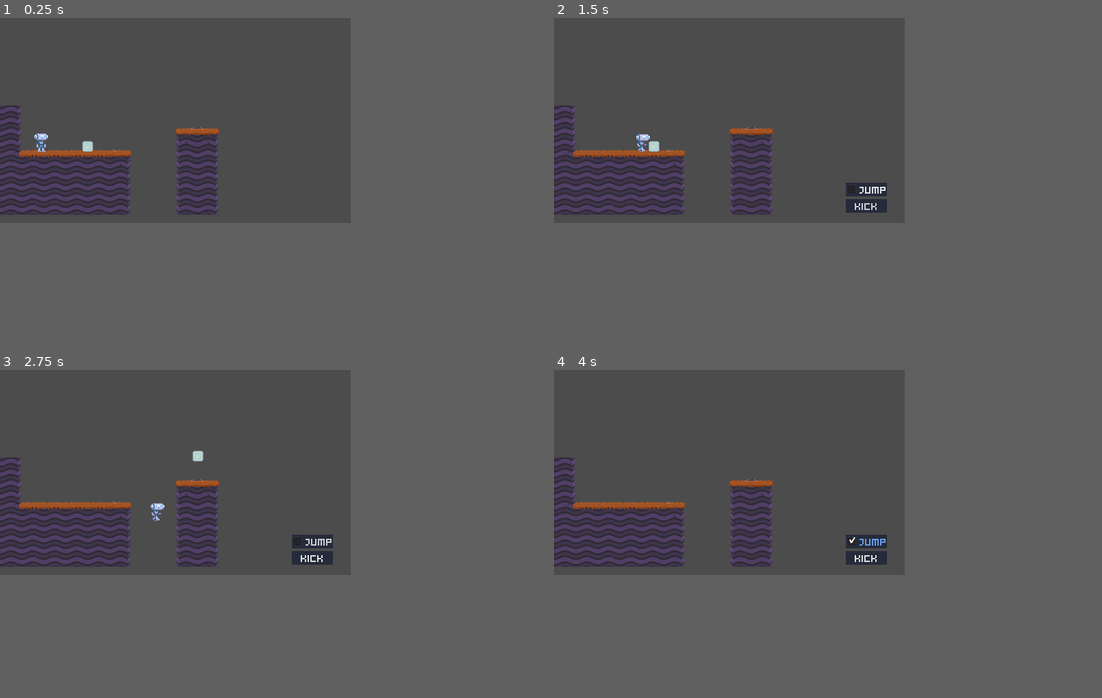
Above: before the commit, frames 1-4 (two rows, left to right).
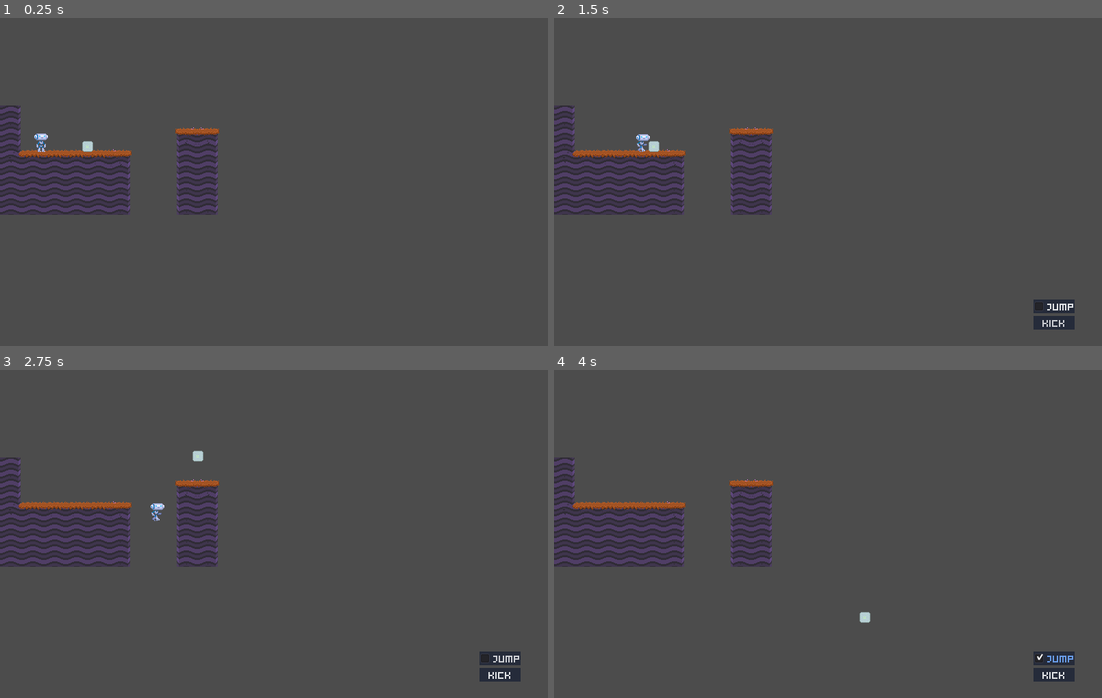
Above: after the commit, the same moments.

Repository: HexagonNico/Project-Wowie4
Game: Godot game, scene res://assets/test_scene.tscn
The game is run twice, just before and just after one commit, with the same random seed, the same clock (stepped at 60 frames per second) and the same inputs.
Inputs (mouse positions are in pixels of both pictures, inside the frame that each line leads up to):
- Up to frame 1 (0.25 s): no input
- Up to frame 2 (1.5 s): tap Enter at 0.5 s; move the mouse to (806, 109) at 0.52 s; click (806, 109) at 0.67 s; click "Jump" at 1.25 s
- Up to frame 3 (2.75 s): click "Kick" at 2 s
- Up to frame 4 (4 s): click "Jump" at 2.75 s; click "Kick" at 3.5 s
In our replay, the window is 512x300 before the commit and 800x480 after it. These sizes can differ from the game's own. Grey fills any space a smaller window leaves; there, only what the larger window draws over its background counts as a difference.

The runs differ from the first frame. In frame 1, only the window size differs. In frame 2, 1.2% of the frame differs, in the area x 53-95%, y 50-95%; in frame 3, 1.2%; in frame 4, 1.3%.

Commit message:
Parallax background

Diff:
--- /dev/null
+++ b/assets/background/parallax_background.tscn
@@ -0,0 +1,137 @@
+[gd_scene load_steps=7 format=2]
+
+[ext_resource path="res://assets/background/sky.png" type="Texture" id=1]
+[ext_resource path="res://assets/background/distant_platforms_2.png" type="Texture" id=2]
+[ext_resource path="res://assets/background/distant_platforms_1.png" type="Texture" id=3]
+[ext_resource path="res://assets/background/cloud_1.png" type="Texture" id=4]
+[ext_resource path="res://assets/background/cloud_2.png" type="Texture" id=5]
+[ext_resource path="res://assets/background/cloud_3.png" type="Texture" id=6]
+
+[node name="ParallaxBackground" type="ParallaxBackground"]
+scroll_base_scale = Vector2( 0.4, 0 )
+
+[node name="Sky" type="ParallaxLayer" parent="."]
+motion_mirroring = Vector2( 400, 0 )
+
+[node name="Sprite" type="Sprite" parent="Sky"]
+scale = Vector2( 64, 1 )
+texture = ExtResource( 1 )
+centered = false
+
+[node name="Clouds" type="ParallaxLayer" parent="."]
+motion_scale = Vector2( 0.1, 1 )
+motion_offset = Vector2( -550, 0 )
+
+[node name="Sprite" type="Sprite" parent="Clouds"]
+position = Vector2( -944, 144 )
+texture = ExtResource( 4 )
+
+[node name="Sprite2" type="Sprite" parent="Clouds"]
+position = Vector2( -648, 24 )
+texture = ExtResource( 4 )
+
+[node name="Sprite3" type="Sprite" parent="Clouds"]
+position = Vector2( -808, 56 )
+texture = ExtResource( 5 )
+
+[node name="Sprite4" type="Sprite" parent="Clouds"]
+position = Vector2( -600, 80 )
+texture = ExtResource( 5 )
+
+[node name="Sprite5" type="Sprite" parent="Clouds"]
+position = Vector2( -752, 88 )
+texture = ExtResource( 6 )
+
+[node name="Sprite6" type="Sprite" parent="Clouds"]
+position = Vector2( -536, 40 )
+texture = ExtResource( 6 )
+
+[node name="Sprite7" type="Sprite" parent="Clouds"]
+position = Vector2( -160, 144 )
+texture = ExtResource( 4 )
+
+[node name="Sprite8" type="Sprite" parent="Clouds"]
+position = Vector2( 136, 24 )
+texture = ExtResource( 4 )
+
+[node name="Sprite9" type="Sprite" parent="Clouds"]
+position = Vector2( -24, 56 )
+texture = ExtResource( 5 )
+
+[node name="Sprite10" type="Sprite" parent="Clouds"]
+position = Vector2( 184, 80 )
+texture = ExtResource( 5 )
+
+[node name="Sprite11" type="Sprite" parent="Clouds"]
+position = Vector2( 32, 88 )
+texture = ExtResource( 6 )
+
+[node name="Sprite12" type="Sprite" parent="Clouds"]
+position = Vector2( 248, 40 )
+texture = ExtResource( 6 )
+
+[node name="Sprite13" type="Sprite" parent="Clouds"]
+position = Vector2( 224, 144 )
+texture = ExtResource( 4 )
+
+[node name="Sprite14" type="Sprite" parent="Clouds"]
+position = Vector2( 520, 24 )
+texture = ExtResource( 4 )
+
+[node name="Sprite15" type="Sprite" parent="Clouds"]
+position = Vector2( 360, 56 )
+texture = ExtResource( 5 )
+
+[node name="Sprite16" type="Sprite" parent="Clouds"]
+position = Vector2( 568, 80 )
+texture = ExtResource( 5 )
+
+[node name="Sprite17" type="Sprite" parent="Clouds"]
+position = Vector2( 416, 88 )
+texture = ExtResource( 6 )
+
+[node name="Sprite18" type="Sprite" parent="Clouds"]
+position = Vector2( 632, 40 )
+texture = ExtResource( 6 )
+
+[node name="Sprite19" type="Sprite" parent="Clouds"]
+position = Vector2( 608, 144 )
+texture = ExtResource( 4 )
+
+[node name="Sprite20" type="Sprite" parent="Clouds"]
+position = Vector2( 904, 24 )
+texture = ExtResource( 4 )
+
+[node name="Sprite21" type="Sprite" parent="Clouds"]
+position = Vector2( 744, 56 )
+texture = ExtResource( 5 )
+
+[node name="Sprite22" type="Sprite" parent="Clouds"]
+position = Vector2( 952, 80 )
+texture = ExtResource( 5 )
+
+[node name="Sprite23" type="Sprite" parent="Clouds"]
+position = Vector2( 800, 88 )
+texture = ExtResource( 6 )
+
+[node name="Sprite24" type="Sprite" parent="Clouds"]
+position = Vector2( 1016, 40 )
+texture = ExtResource( 6 )
+
+[node name="Mountains2" type="ParallaxLayer" parent="."]
+motion_scale = Vector2( 0.2, 1 )
+
+[node name="Sprite" type="Sprite" parent="Mountains2"]
+position = Vector2( 0, 192 )
+texture = ExtResource( 2 )
+region_enabled = true
+region_rect = Rect2( 0, 0, 2048, 128 )
+
+[node name="Mountains1" type="ParallaxLayer" parent="."]
+motion_scale = Vector2( 0.4, 1 )
+
+[node name="Sprite" type="Sprite" parent="Mountains1"]
+position = Vector2( 0, 192 )
+texture = ExtResource( 3 )
+region_enabled = true
+region_rect = Rect2( 0, 0, 2048, 128 )
--- a/assets/levels/level.tscn
+++ b/assets/levels/level.tscn
@@ -6,6 +6,7 @@
 [ext_resource path="res://assets/levels/level.gd" type="Script" id=4]
 [ext_resource path="res://icon.png" type="Texture" id=5]
 [ext_resource path="res://assets/teleporter/teleporter.tscn" type="PackedScene" id=6]
+[ext_resource path="res://assets/background/parallax_background.tscn" type="PackedScene" id=7]
 
 [sub_resource type="Animation" id=2]
 length = 0.001
@@ -103,8 +104,14 @@
 
 [node name="Camera" type="Camera2D" parent="."]
 current = true
+zoom = Vector2( 0.5, 0.5 )
+process_mode = 0
 limit_left = 0
 limit_top = 0
+smoothing_enabled = true
+smoothing_speed = 8.0
+
+[node name="ParallaxBackground" parent="." instance=ExtResource( 7 )]
 
 [connection signal="body_entered" from="ResetLevel" to="." method="_on_reset_level_body_entered"]
 [connection signal="teleported" from="Teleporter" to="." method="go_to_next_level"]
--- a/project.godot
+++ b/project.godot
@@ -16,8 +16,8 @@
 
 [display]
 
-window/size/width=512
-window/size/height=300
+window/size/width=800
+window/size/height=480
 window/stretch/mode="viewport"
 window/stretch/aspect="keep"
 
Binary file added: assets/background/cloud_1.png
Not shown, added: assets/background/cloud_1.png.import
Binary file added: assets/background/cloud_2.png
Not shown, added: assets/background/cloud_2.png.import
Binary file added: assets/background/cloud_3.png
Not shown, added: assets/background/cloud_3.png.import
Binary file added: assets/background/distant_platforms_1.png
Not shown, added: assets/background/distant_platforms_1.png.import
Binary file added: assets/background/distant_platforms_2.png
Not shown, added: assets/background/distant_platforms_2.png.import
Binary file added: assets/background/sky.png
Not shown, added: assets/background/sky.png.import
(and 1 more such lines)
